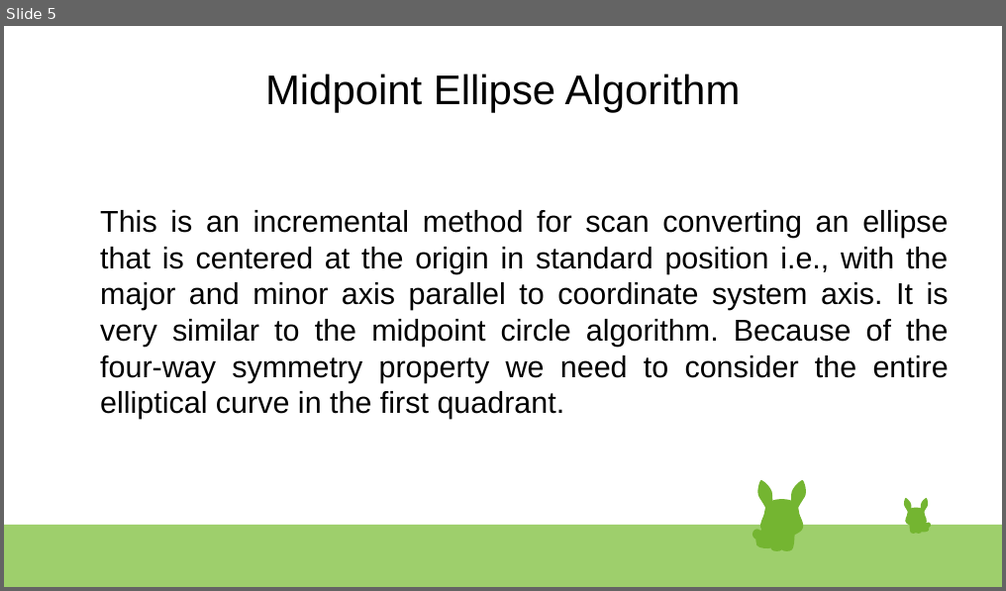
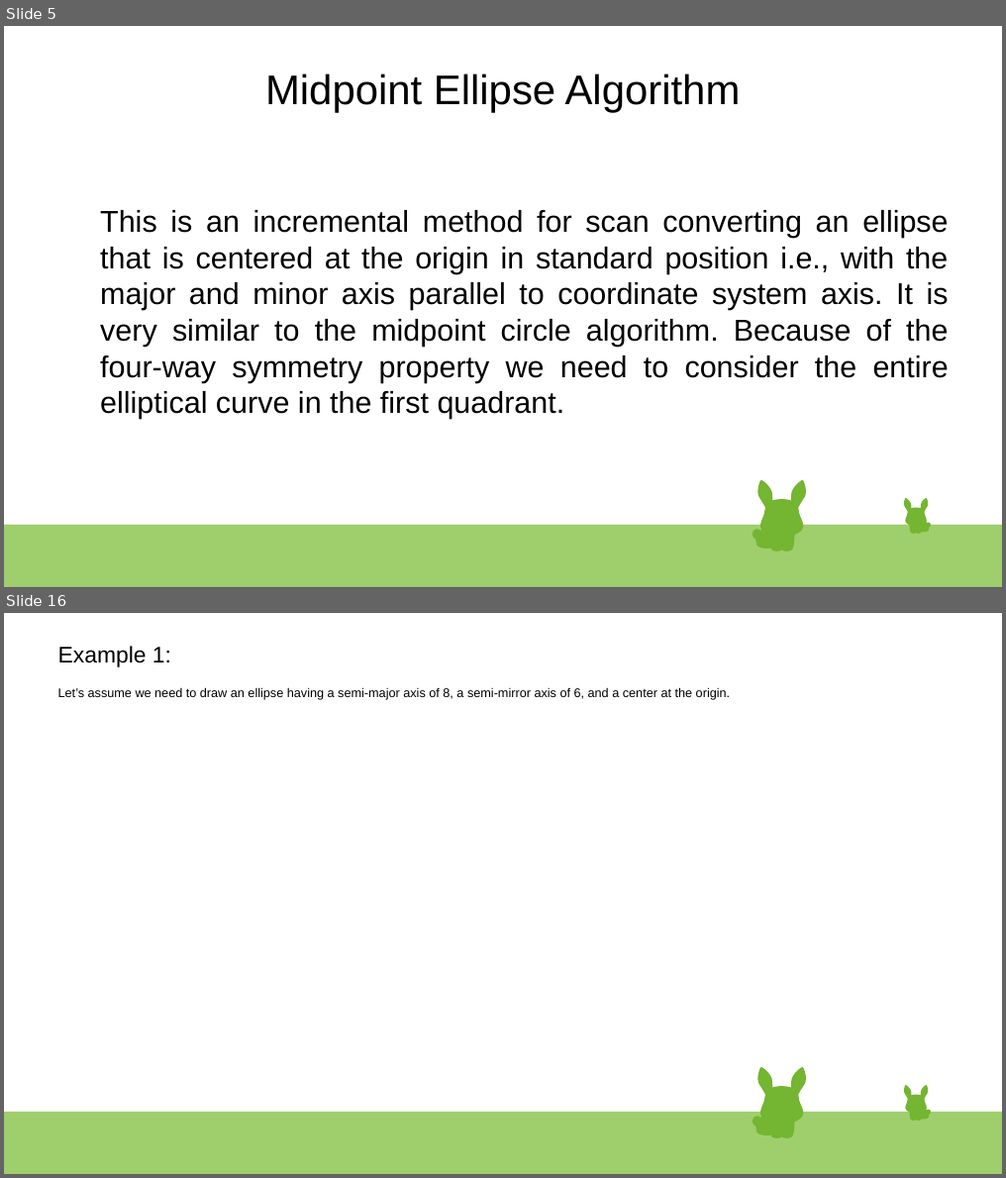
Before and after one commit to seamoonpandey/computer-graphics, a slide deck: ellipse.odp. Shown one above the other, each under a label of ours: slide 5 before the commit, slides 5 and 16 after it; the slides between them are not shown. The pictures are 1006x591 and 1006x1178 pixels, drawn with LibreOffice and Linux fonts; fonts in the diff are those of the drawing. Boxes give left, top, right and bottom in pixels: in the first picture for what was removed or moved away, otherwise in the second. Text is boxed around its words. In the diff, an @@ line names an element or a change of style, - is before the commit and + after.

```diff
--- a/ellipse.odp
+++ b/ellipse.odp
@@ slide 16 added at (x1=4, y1=613, x2=1002, y2=1174), background #FFFFFF; not listed: 47 template elements that a slide beside it also shows @@
@@ text added at (x1=58, y1=646, x2=171, y2=667), 18 pt, text #000000 @@
+Example 1:
@@ text added at (x1=58, y1=687, x2=731, y2=700), 10 pt, text #000000 @@
+Let’s assume we need to draw an ellipse having a semi-major axis of 8, a semi-mirror axis of 6, and a center at the origin.
```
Also in this commit, not shown: 1 slide changed, 11 other slides added, 1 slide removed.
